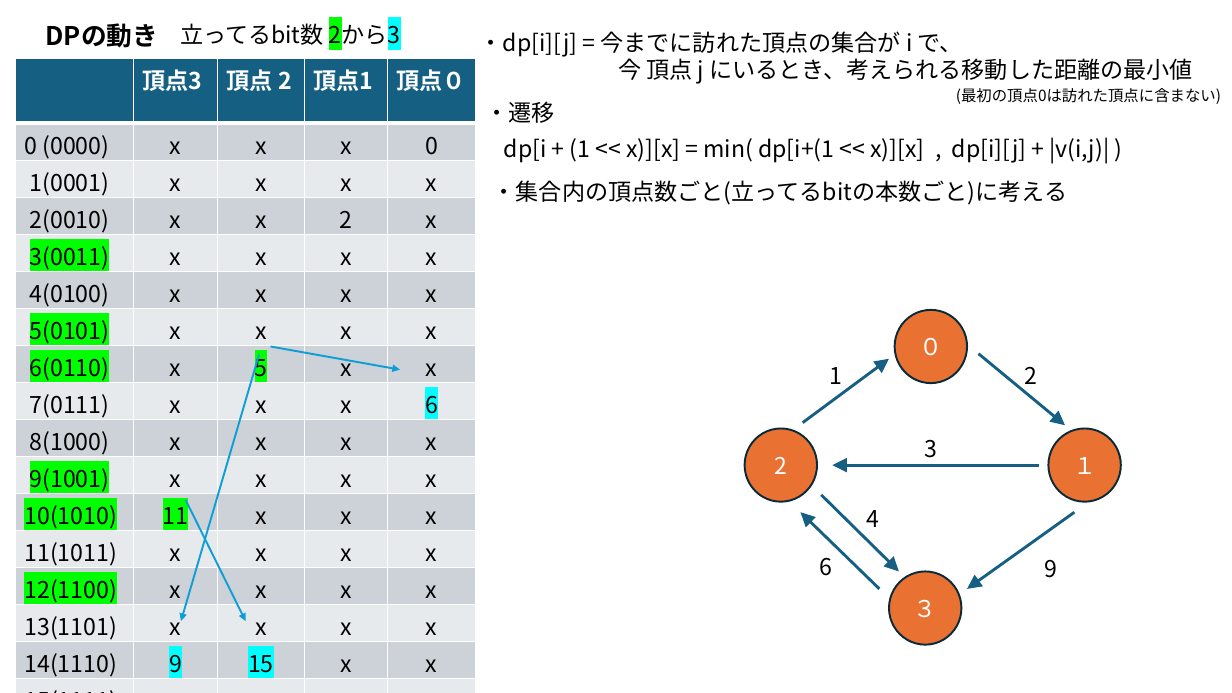
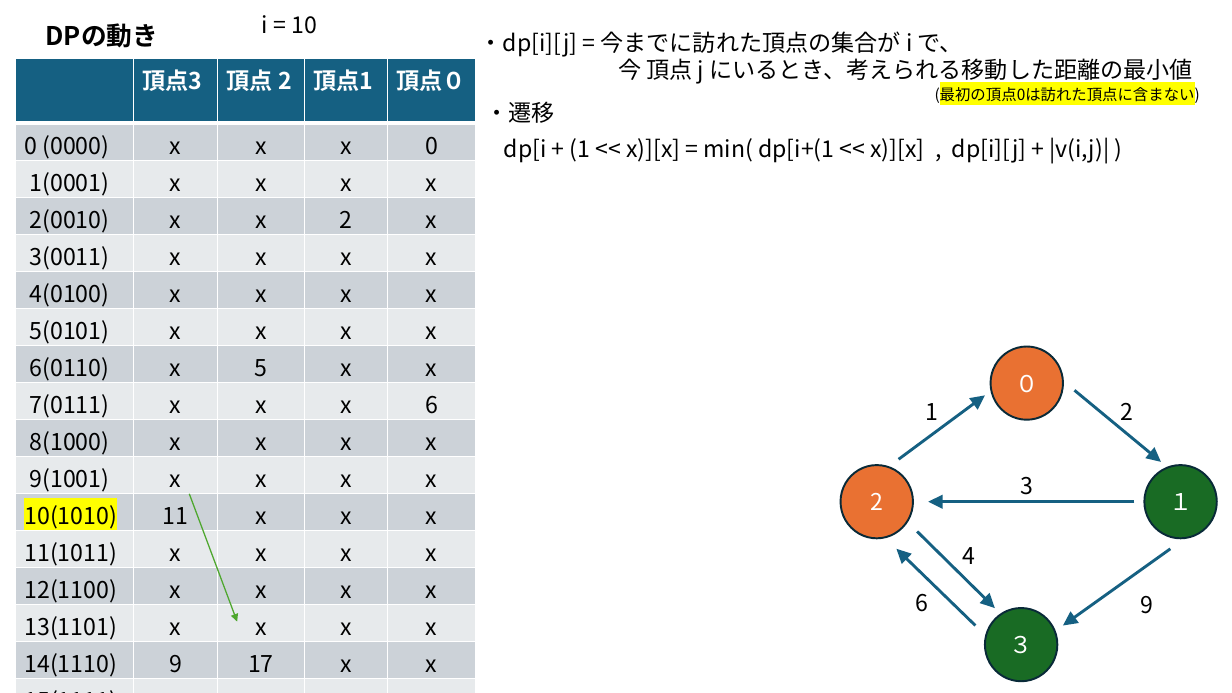
Before and after one commit to triC-tmu/workshop_2024, a slide deck: slide 32 of 20240331_bit全探索_bitDP/bit全探索_bitDP.pptx (slide 19 before the commit). Drawn at 1232x693 pixels with LibreOffice and Linux fonts; fonts in the diff are those of the drawing. Boxes give left, top, right and bottom in pixels: in the first picture for what was removed or moved away, otherwise in the second. Text is boxed around its words. In the diff, an @@ line names an element or a change of style, - is before the commit and + after.

```diff
--- a/20240331_bit全探索_bitDP/bit全探索_bitDP.pptx
+++ b/20240331_bit全探索_bitDP/bit全探索_bitDP.pptx
@@ text at <box>262,15,317,34</box>: text changed @@
-立ってるbit数 2から3
+i = 10
@@ table at <box>15,58,476,687</box> @@
-row 16, column 3: 15
+row 16, column 3: 17
@@ highlight #00FF00 to none in "3(0011)", "5(0101)", "6(0110)", "5" and 3 more places @@
@@ highlight #00FFFF to none in "6", "9" @@
@@ highlight #00FF00 to #FFFF00 in "10(1010)" @@
@@ text "(最初の頂点0は訪れた頂点に含まない)": place and size @@
-text "(最初の頂点0は訪れた頂点に含まない)" at <box>956,88,1221,104</box>
+text "(最初の頂点0は訪れた頂点に含まない)" at <box>935,84,1200,104</box>
@@ text "(最初の頂点0は訪れた頂点に含まない)" at <box>935,84,1200,104</box>: highlight none to #FFFF00 in "(最初の頂点0は訪れた頂点に含まない)" @@
@@ text removed at <box>493,180,1067,205</box> @@
-・集合内の頂点数ごと(立ってるbitの本数ごと)に考える
@@ arrow removed from (259, 355) to (181, 621) @@
@@ arrow removed from (271, 347) to (400, 370) @@
@@ arrow moved from (979, 354) - (1066, 425) to (899, 459) - (985, 396) @@
@@ arrow moved from (803, 422) - (889, 359) to (1075, 390) - (1161, 462) @@
@@ ellipse "１" at <box>1144,465,1216,538</box>: fill #E97132 to #196B24 @@
@@ arrow moved from (186, 500) - (246, 621) to (189, 494) - (238, 622) @@
@@ arrow (189, 494) - (238, 622): stroke #0F9ED5 1.5 pt to #4EA72E 1 pt @@
@@ arrow moved from (1075, 512) - (968, 589) to (918, 531) - (995, 608) @@
@@ 6 texts, 4 ellipses, 2 arrows: place and size @@
-6 texts, 4 ellipses, 2 arrows at <box>745,310,1121,644</box>
+6 texts, 4 ellipses, 2 arrows at <box>841,347,1216,681</box>
@@ arrow moved from (822, 495) - (899, 571) to (1171, 549) - (1063, 626) @@
@@ ellipse "３" at <box>985,608,1057,681</box>: fill #E97132 to #196B24 @@
```
Also in this commit, not shown: 5 other slides changed, 20 slides added, 1 other file.
